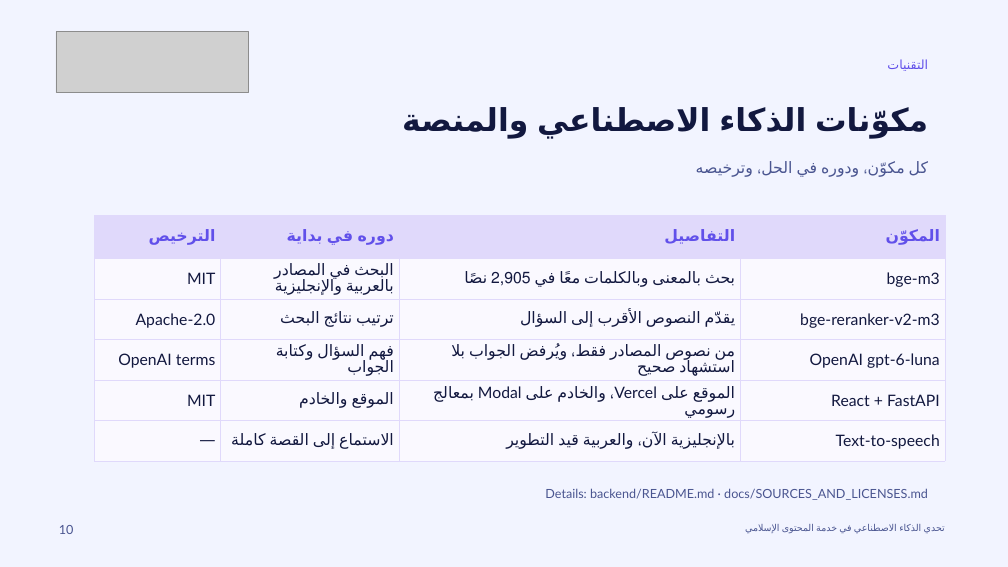
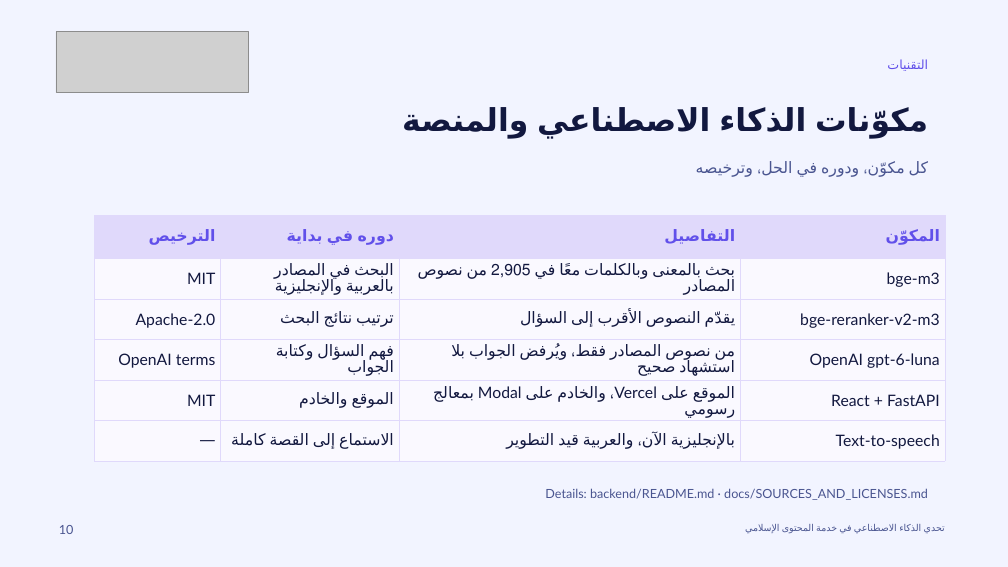
Before and after one commit to omarbintalib/Bidaya, a slide deck: slide 10 of docs/proposal/Bidaya_presentation.pptx. Drawn at 1008x567 pixels with LibreOffice and Linux fonts; fonts in the diff are those of the drawing; grey boxes stand for pictures; background and template pictures are left out. Boxes give left, top, right and bottom in pixels: in the first picture for what was removed or moved away, otherwise in the second. Text is boxed around its words. In the diff, an @@ line names an element or a change of style, - is before the commit and + after.

```diff
--- a/docs/proposal/Bidaya_presentation.pptx
+++ b/docs/proposal/Bidaya_presentation.pptx
@@ table at box(95, 215, 945, 453) @@
-row 2, column 3: بحث بالمعنى وبالكلمات معًا في 2,905 نصًا
+row 2, column 3: بحث بالمعنى وبالكلمات معًا في 2,905 من نصوص المصادر
```
Also in this commit, not shown: 1 other slide changed.
